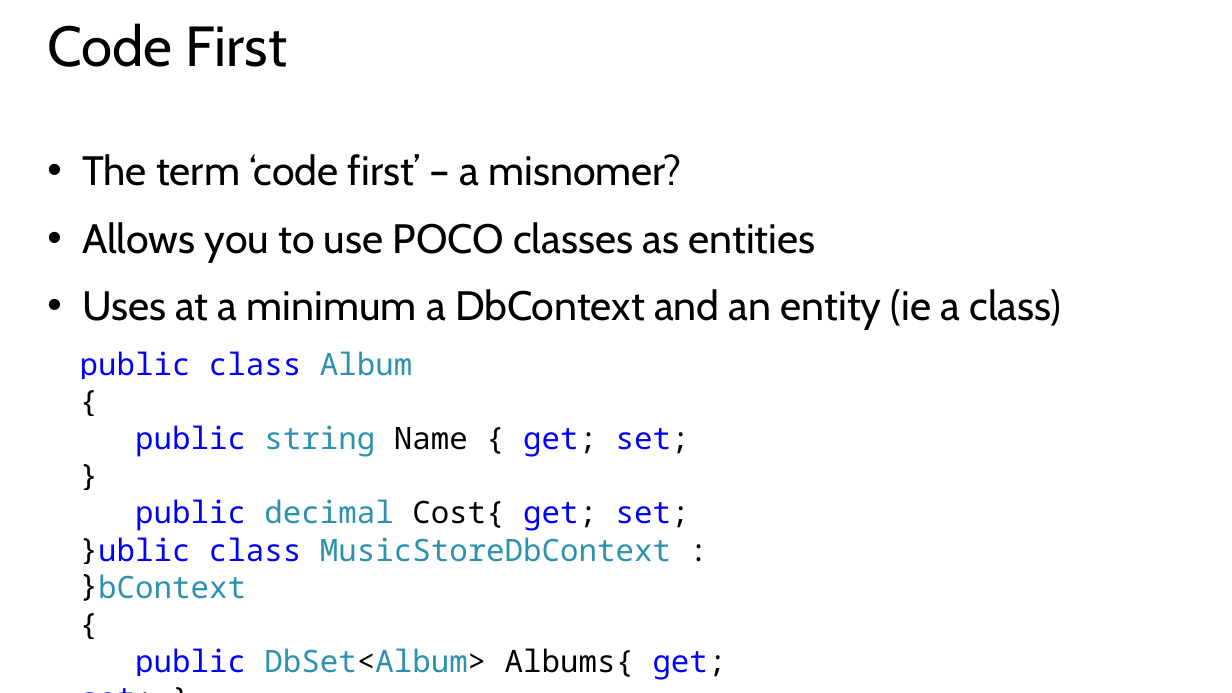
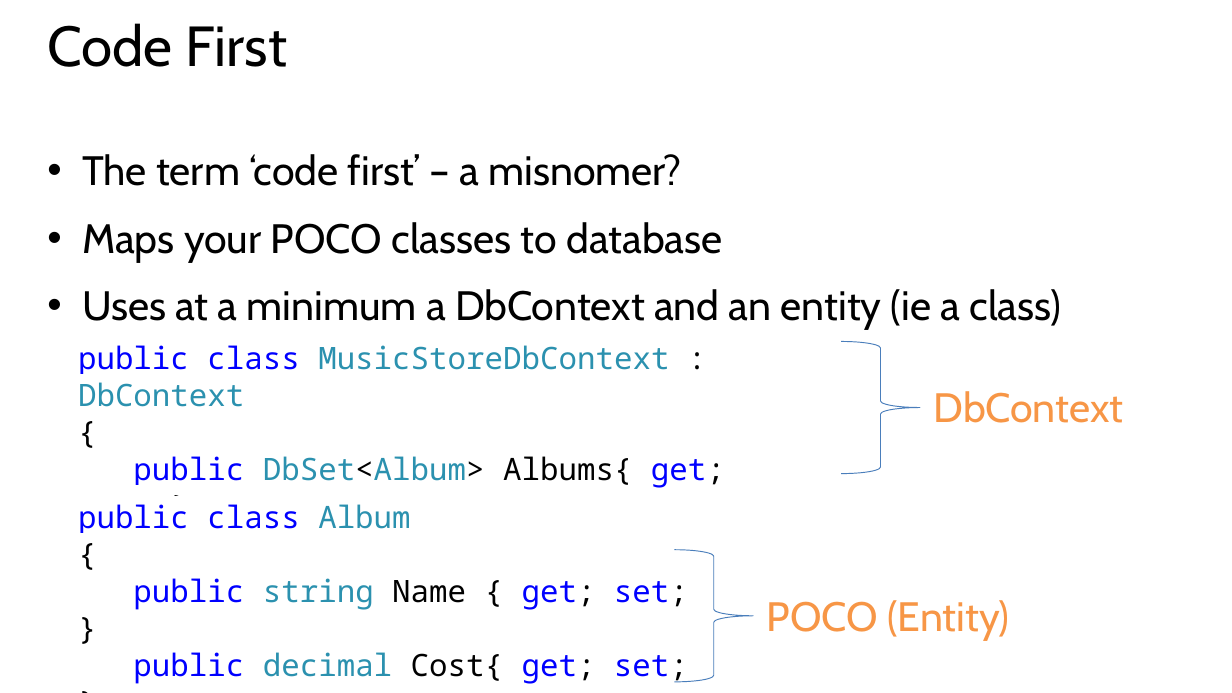
Before and after one commit to xuemiantao/EntityFramework, a slide deck: slide 15 of Slides/01 - Introduction to Entity Framework.pptx. Drawn at 1232x693 pixels with LibreOffice and Linux fonts; fonts in the diff are those of the drawing. Boxes give left, top, right and bottom in pixels: in the first picture for what was removed or moved away, otherwise in the second. Text is boxed around its words. In the diff, an @@ line names an element or a change of style, - is before the commit and + after.

```diff
--- a/Slides/01 - Introduction to Entity Framework.pptx
+++ b/Slides/01 - Introduction to Entity Framework.pptx
@@ text at (82, 222, 722, 263): text changed @@
-• Allows you to use POCO classes as entities
+• Maps your POCO classes to database
@@ text "public class MusicStoreDbContext : DbContext": place and size @@
-text "public class MusicStoreDbContext : DbContext" at (80, 537, 727, 680)
+text "public class MusicStoreDbContext : DbContext" at (78, 345, 725, 488)
@@ right brace added at (841, 342, 920, 474), outline #4B7EBC 0.75 pt @@
@@ text added at (934, 391, 1124, 423), 32 pt, text #F79646 @@
+DbContext
@@ text "public class Album" rewrapped from (80, 351, 690, 531) to (133, 504, 688, 684) @@
@@ right brace added at (675, 550, 753, 682), outline #4B7EBC 0.75 pt @@
@@ text added at (767, 600, 1009, 640), 32 pt, text #F79646 @@
+POCO (Entity)
```
Also in this commit, not shown: 3 other slides changed, 1 other file.
